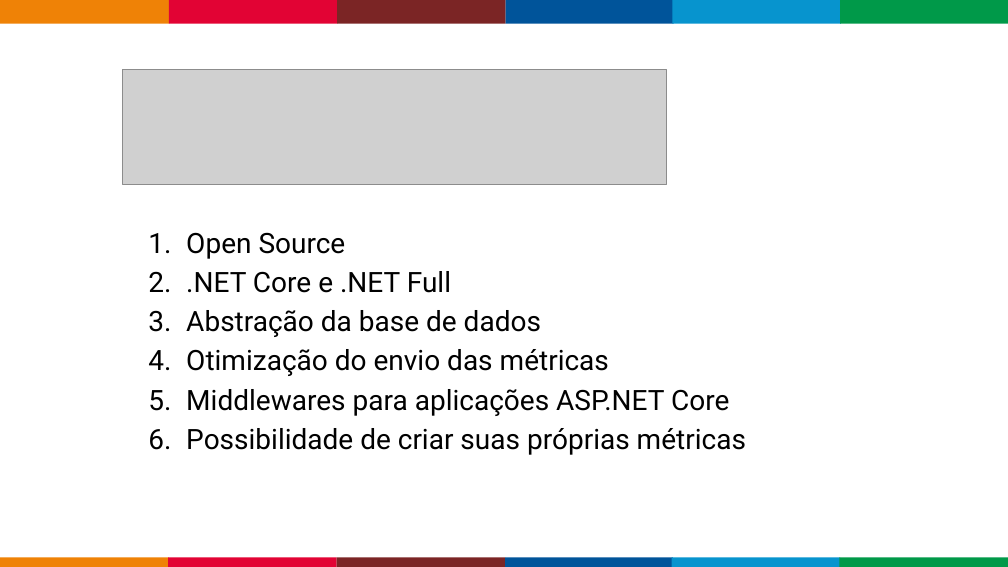
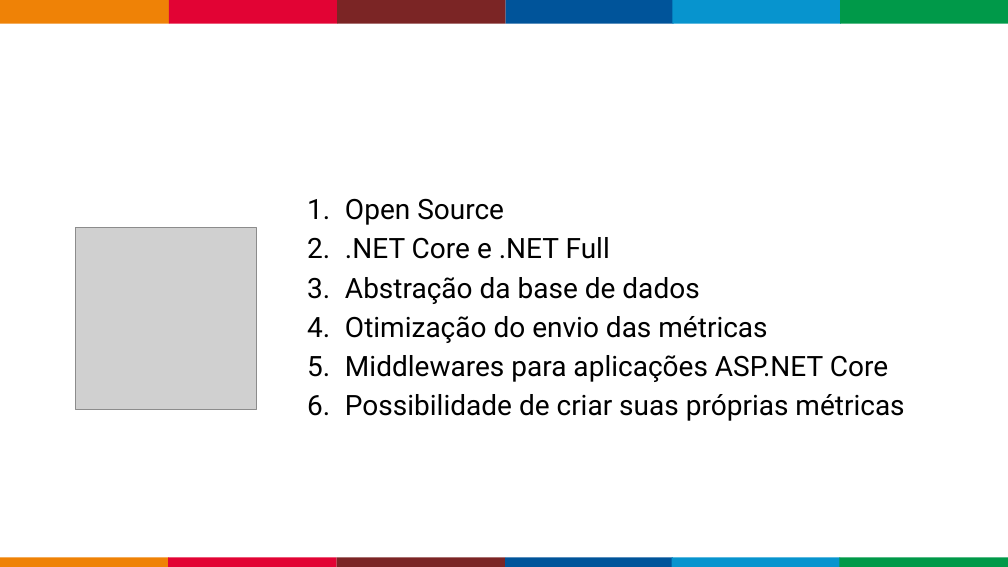
Before and after one commit to fabricioveronez/ImplementandoMetricasHealthcheck, a slide deck: slide 8 of docs/MetricasHealthcheckTDC.pptx. Drawn at 1008x567 pixels with LibreOffice and Linux fonts; fonts in the diff are those of the drawing; grey boxes stand for pictures; background and template pictures are left out. Boxes give left, top, right and bottom in pixels: in the first picture for what was removed or moved away, otherwise in the second. Text is boxed around its words. In the diff, an @@ line names an element or a change of style, - is before the commit and + after.

```diff
--- a/docs/MetricasHealthcheckTDC.pptx
+++ b/docs/MetricasHealthcheckTDC.pptx
@@ picture removed at [123, 70, 667, 185] @@
@@ text "Open Source": place and size @@
-text "Open Source" at [186, 232, 746, 455]
+text "Open Source" at [345, 198, 904, 421]
@@ picture added at [76, 228, 257, 409] @@
```
Also in this commit, not shown: 6 other slides changed, 1 slide added, 1 slide removed.
